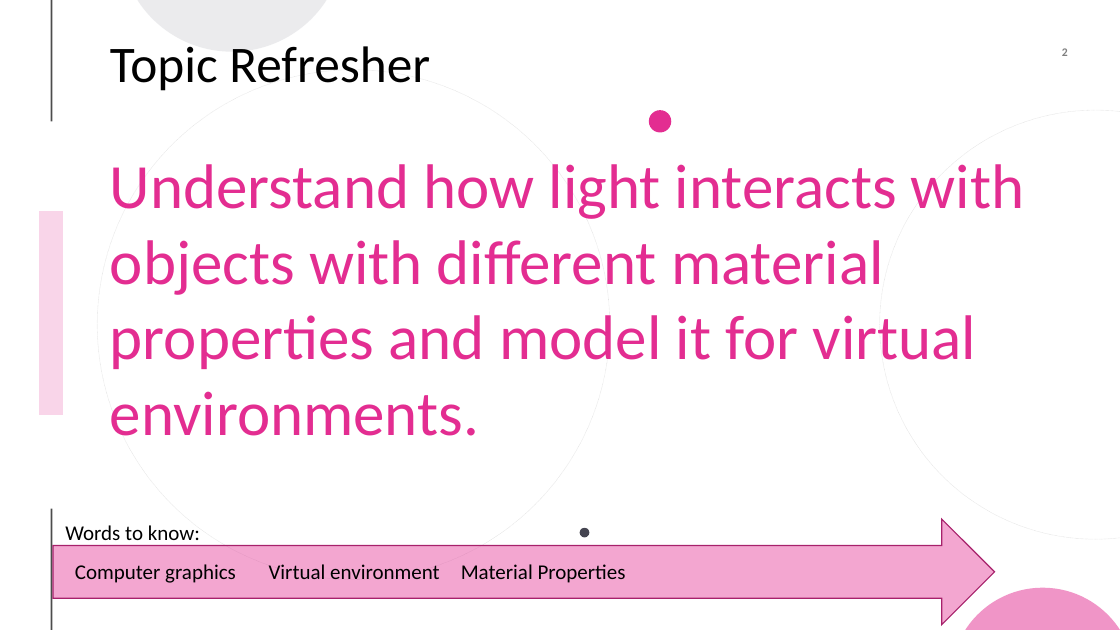
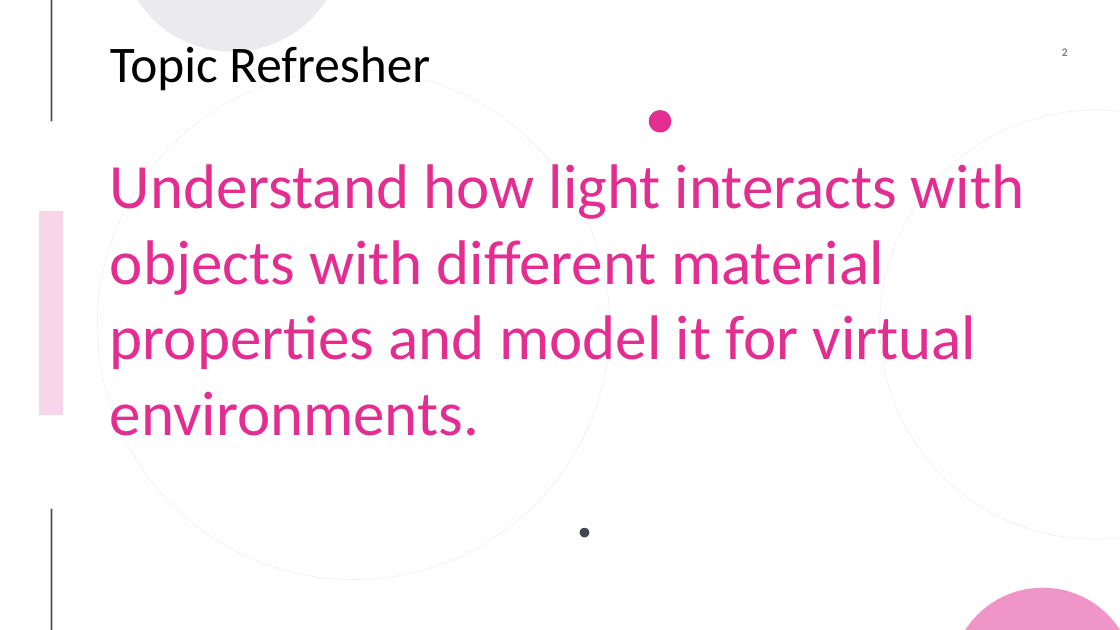
Before and after one commit to sorainsm/library-of-lighting-models, a slide deck: slide 2 of Design/mg-mis-presentation-1.pptx. Drawn at 1120x630 pixels with LibreOffice and Linux fonts; fonts in the diff are those of the drawing. Boxes give left, top, right and bottom in pixels: in the first picture for what was removed or moved away, otherwise in the second. Text is boxed around its words. In the diff, an @@ line names an element or a change of style, - is before the commit and + after.

```diff
--- a/Design/mg-mis-presentation-1.pptx
+++ b/Design/mg-mis-presentation-1.pptx
@@ right arrow removed at [53,519,995,625] @@
@@ text removed at [65,525,200,546] @@
-Words to know:
@@ text removed at [75,564,236,583] @@
-Computer graphics
@@ text removed at [269,564,440,579] @@
-Virtual environment
@@ text removed at [461,564,626,583] @@
-Material Properties
```
Also in this commit, not shown: 1 other slide changed, 1 slide added, 1 slide removed.
